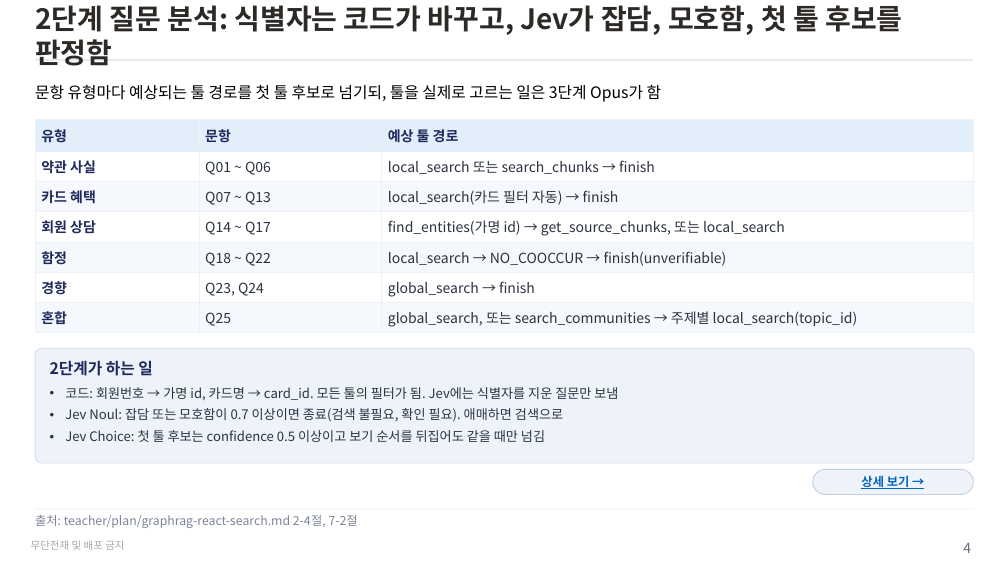
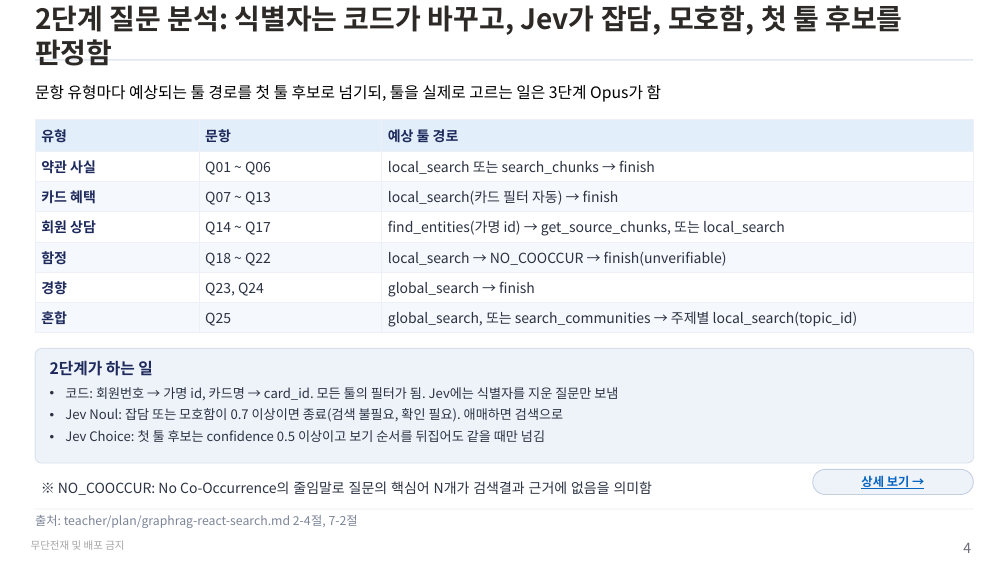
Before and after one commit to unicorn-campus/hybrid-ai, a slide deck: slide 4 of teacher/plan/graphrag-agentic-search.pptx. Drawn at 1008x567 pixels with LibreOffice and Linux fonts; fonts in the diff are those of the drawing. Boxes give left, top, right and bottom in pixels: in the first picture for what was removed or moved away, otherwise in the second. Text is boxed around its words. In the diff, an @@ line names an element or a change of style, - is before the commit and + after.

```diff
--- a/teacher/plan/graphrag-agentic-search.pptx
+++ b/teacher/plan/graphrag-agentic-search.pptx
@@ text added at (x1=58, y1=481, x2=653, y2=495), 16 pt, text #2B3242 @@
+※ NO_COOCCUR: No Co-Occurrence의 줄임말로 질문의 핵심어 N개가 검색결과 근거에 없음을 의미함
```
Also in this commit, not shown: 3 other slides changed, 37 other files.
